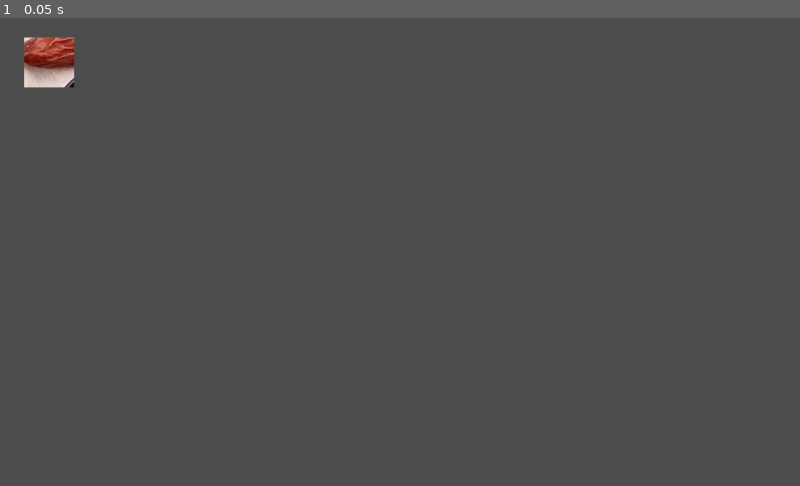
Above: before the commit, frame 1.
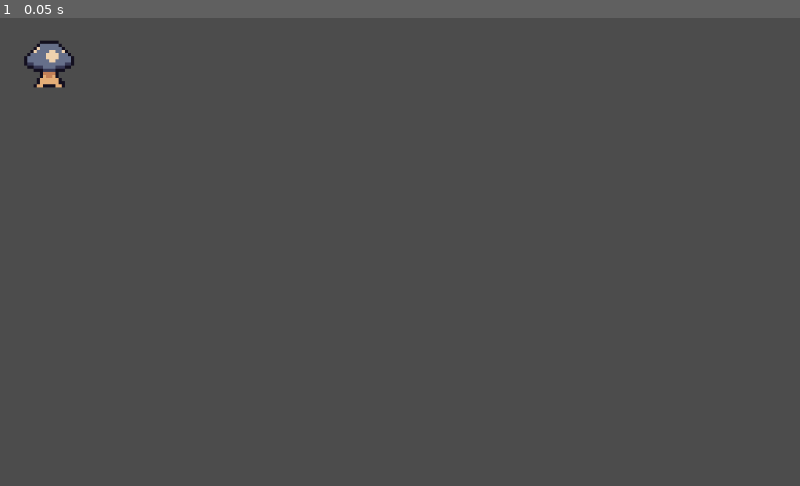
Above: after the commit, the same moment.

Repository: deengames-prototypes/gemlord
Game: Godot game, scene res://Main.tscn
Same seed, same stepped clock (60 frames per second), same inputs: the game is played once before the commit and once after it. The project has no main scene, so this scene is started directly.
Inputs:
- Up to frame 1 (0.05 s): no input

The runs differ from the first frame. In frame 1, 0.7% of the frame differs, in the area x 3-10%, y 4-15%.

Commit message:
Mushroom boi now faces directions nicely!

Diff:
--- a/prototypes/1-ShopKeeper/Main.tscn
+++ b/prototypes/1-ShopKeeper/Main.tscn
@@ -6,4 +6,4 @@
 
 [node name="Node2D" parent="." instance=ExtResource( 1 )]
 position = Vector2( 63, 57 )
-imageFile = "res://assets/dates.png"
+imageFile = "res://assets/Charspore.png"
--- a/prototypes/1-ShopKeeper/ShopKeeper.gd
+++ b/prototypes/1-ShopKeeper/ShopKeeper.gd
@@ -2,10 +2,10 @@
 extends Node2D
 
 enum DIRECTION {
-	Up,
 	Down,
 	Left,
-	Right
+	Right,
+	Up
 }
 
 export (String) var imageFile setget set_imageFile, get_imageFile
@@ -40,4 +40,4 @@
 
 func _update_sprite():
 	$Sprite.region_enabled = true
-	$Sprite.region_rect = Rect2(_direction * 64, 0, 64, 64)
+	$Sprite.region_rect = Rect2(64, _direction * 64, 64, 64)
Binary file added: prototypes/1-ShopKeeper/assets/Charspore.png
Not shown, added: prototypes/1-ShopKeeper/assets/Charspore.png.import
